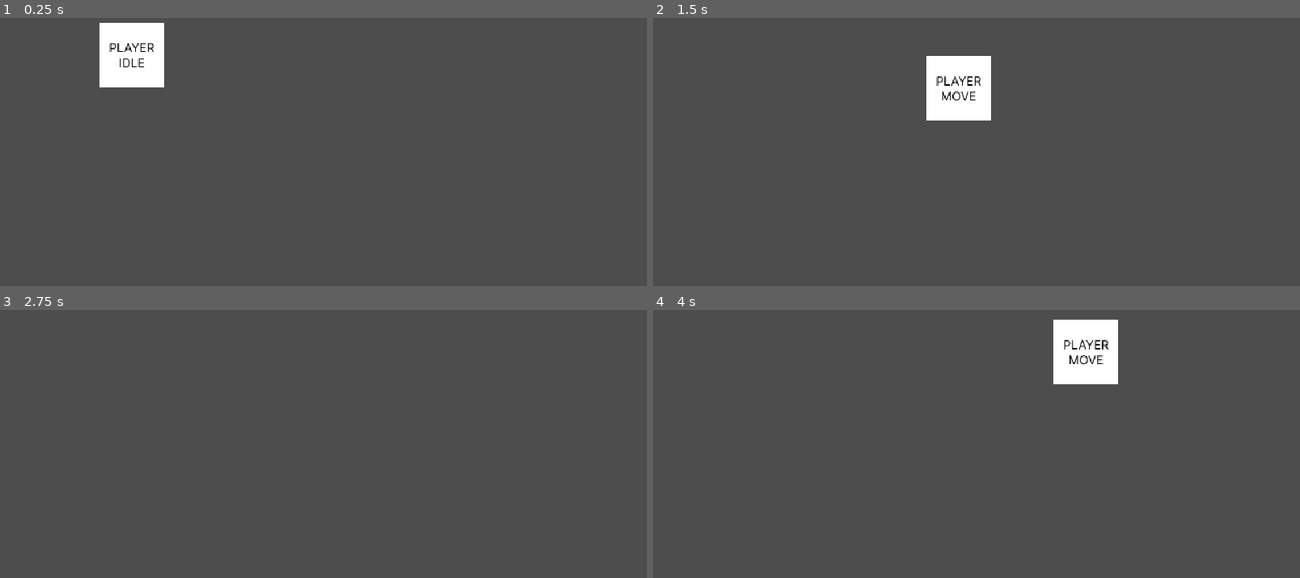
Above: before the commit, frames 1-4 (two rows, left to right).
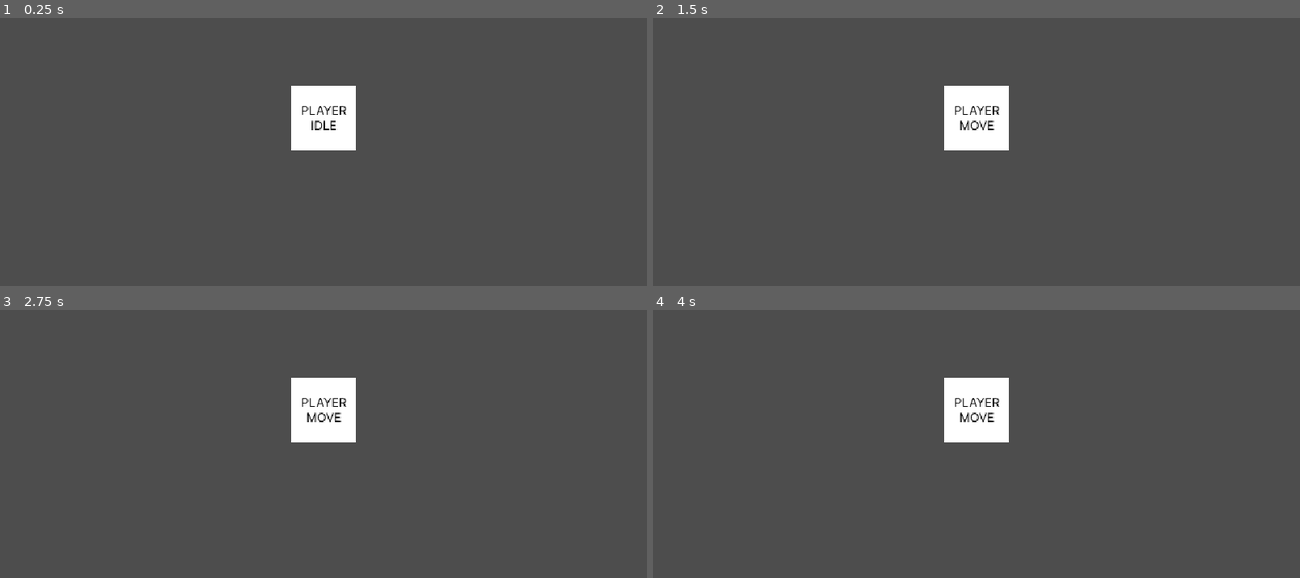
Above: after the commit, the same moments.

Repository: maikkundev/noora
Game: Godot game, scene res://scenes/game/game.tscn
The game is run twice, just before and just after one commit, with the same random seed, the same clock (stepped at 60 frames per second) and the same inputs. The project has no main scene, so this scene is started directly.
Inputs (mouse positions are in pixels of both pictures, inside the frame that each line leads up to):
- Up to frame 1 (0.25 s): no input
- Up to frame 2 (1.5 s): tap Enter at 0.5 s; move the mouse to (1118, 109) at 0.52 s; press the mouse at (1118, 109) at 0.53 s; hold D (MoveRight) 0.53-1.28 s; move the mouse to (847, 141) at 1.27 s; release the mouse at (847, 141) at 1.28 s; hold S (MoveDown) from 1.28 s (still down); click (847, 141) at 1.35 s
- Up to frame 3 (2.75 s): move the mouse to (388, 344) at 2.02 s; release S (MoveDown) at 2.03 s; press the mouse at (388, 344) at 2.03 s; hold D (MoveRight) from 2.03 s (still down)
- Up to frame 4 (4 s): tap Space at 2.75 s; move the mouse to (944, 481) at 2.77 s; release D (MoveRight) at 2.78 s; release the mouse at (944, 481) at 2.78 s; hold W (MoveUp) 2.78-3.53 s; click (944, 481) at 2.85 s; move the mouse to (1170, 465) at 3.52 s; press the mouse at (1170, 465) at 3.53 s; hold A (MoveLeft) from 3.53 s (still down)

The runs differ from the first frame. In frame 1, 4.7% of the frame differs, in the area x 15-55%, y 1-50%; in frame 2, 3.0%; in frame 3, 2.3%; in frame 4, 4.7%.

Commit message:
feat: add camera that follows the player on game.tscn

Diff:
--- a/scenes/game/game.tscn
+++ b/scenes/game/game.tscn
@@ -6,3 +6,6 @@
 
 [node name="Player" parent="." instance=ExtResource("1_xjgka")]
 position = Vector2(130, 123)
+
+[node name="PlayerCamera" type="Camera2D" parent="Player"]
+offset = Vector2(0, -25)
